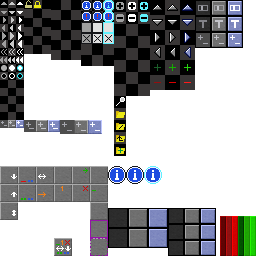
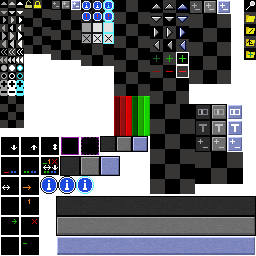
Layers edited between the first and the second 256 x 256 image:
painted on "Icons" over (x1=0, y1=1, x2=256, y2=256)
painted on "Background" over (x1=0, y1=0, x2=256, y2=256)
painted on "Mockup" over (x1=0, y1=0, x2=256, y2=256)
